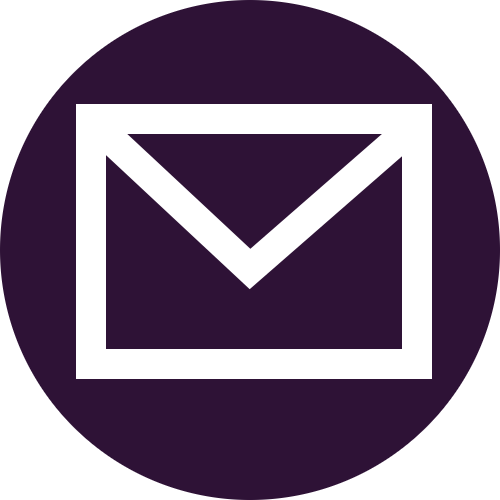
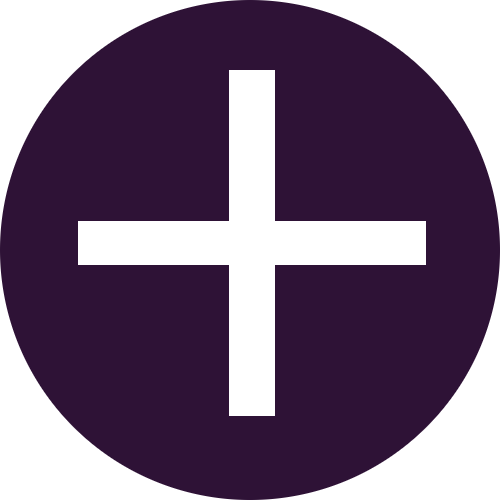
Comparing the layer stacks of the two 500 × 500 images. Changes:
hid "Warstwa #1" over [76, 104, 432, 379]
added layer "+" above "Warstwa #2" over [78, 70, 426, 416]
